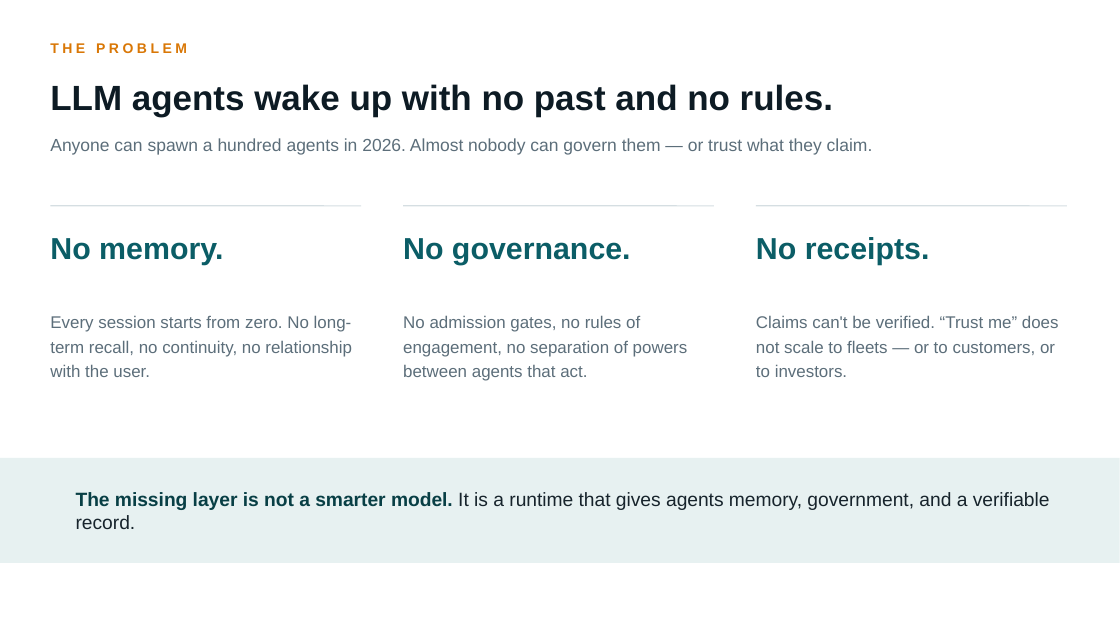
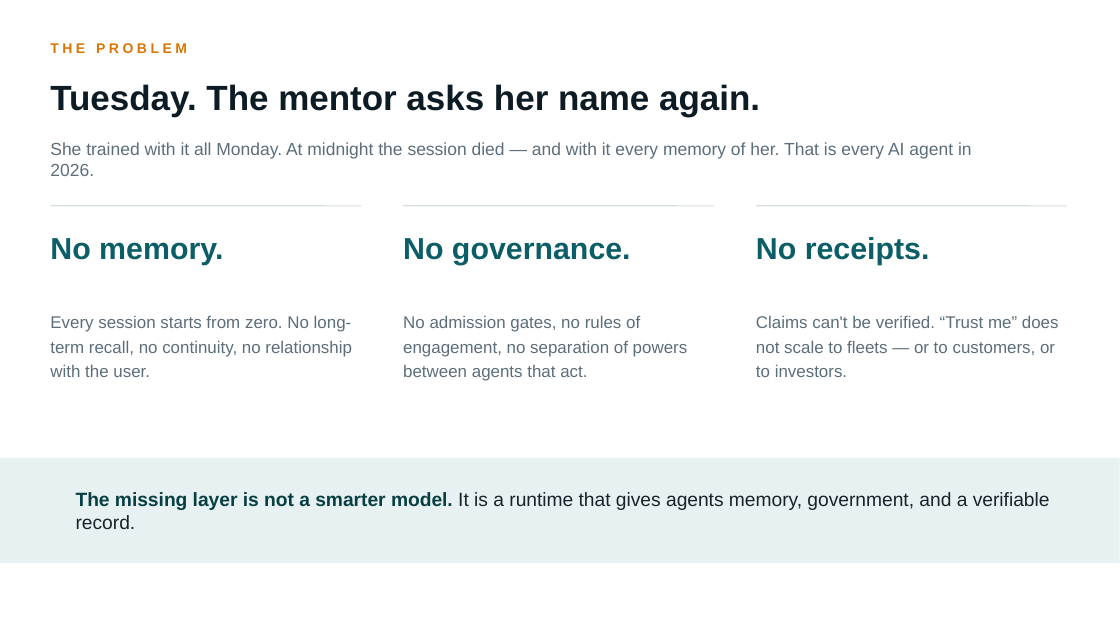
Before and after one commit to tdesc/colony-ai-deck, a slide deck: slide 2 of deck/Colony-AI-Deck.pptx. Drawn at 1120x630 pixels with LibreOffice and Linux fonts; fonts in the diff are those of the drawing. Boxes give left, top, right and bottom in pixels: in the first picture for what was removed or moved away, otherwise in the second. Text is boxed around its words. In the diff, an @@ line names an element or a change of style, - is before the commit and + after.

```diff
--- a/deck/Colony-AI-Deck.pptx
+++ b/deck/Colony-AI-Deck.pptx
@@ text at (x1=50, y1=84, x2=760, y2=117): text changed @@
-LLM agents wake up with no past and no rules.
+Tuesday. The mentor asks her name again.
@@ text at (x1=50, y1=142, x2=972, y2=176): text changed @@
-Anyone can spawn a hundred agents in 2026. Almost nobody can govern them — or trust what they claim.
+She trained with it all Monday. At midnight the session died — and with it every memory of her. That is every AI agent in 2026.
```
Also in this commit, not shown: 3 other slides changed, 1 other file.
